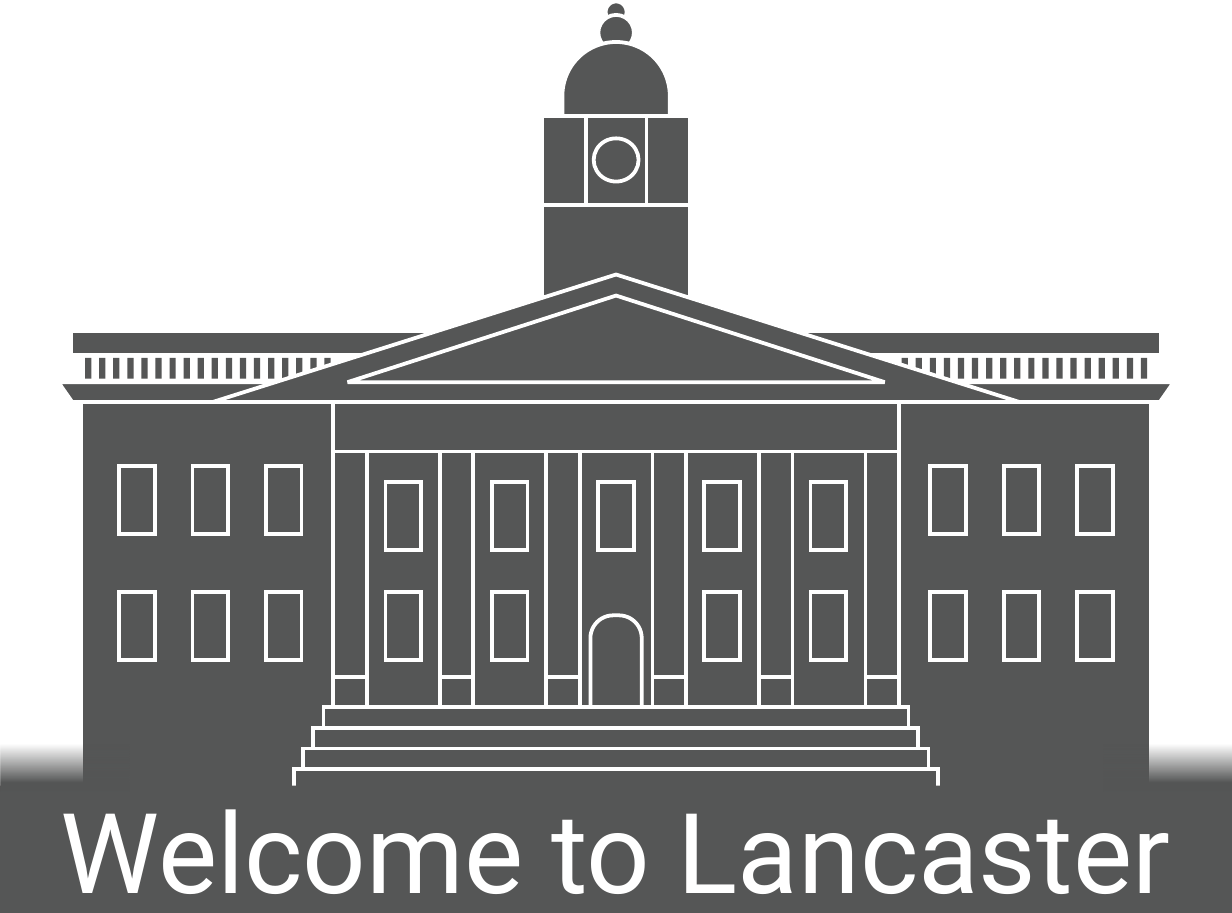
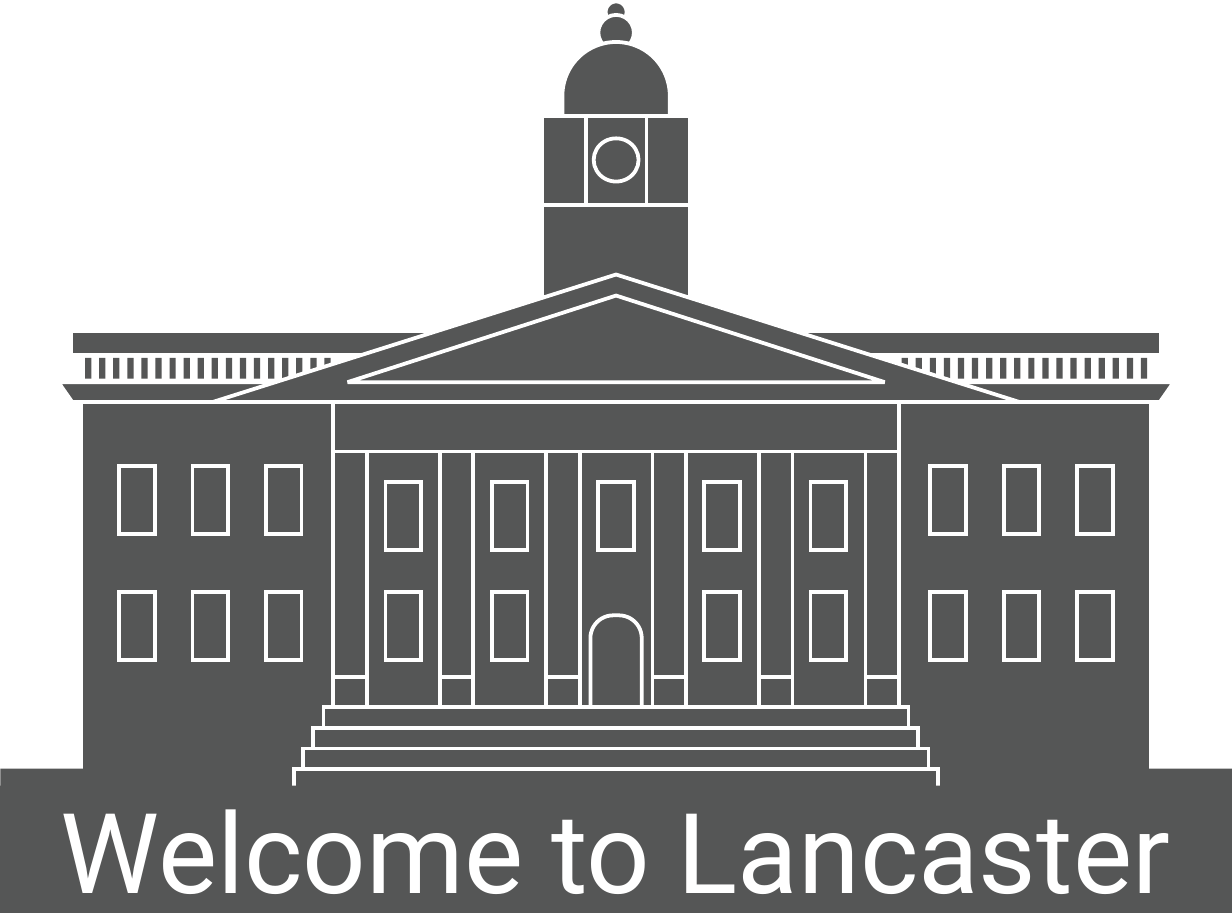
Before and after one commit to bmvc2026/BMVC2026, a slide deck: slide 1 of imgs_2026/Lancaster/LancasterTownHallGraphic-Welcome.pptx. Drawn at 1232x913 pixels with LibreOffice and Linux fonts; fonts in the diff are those of the drawing; background and template pictures are left out. Boxes give left, top, right and bottom in pixels: in the first picture for what was removed or moved away, otherwise in the second. Text is boxed around its words. In the diff, an @@ line names an element or a change of style, - is before the commit and + after.

```diff
--- a/imgs_2026/Lancaster/LancasterTownHallGraphic-Welcome.pptx
+++ b/imgs_2026/Lancaster/LancasterTownHallGraphic-Welcome.pptx
@@ rectangle at (0, 768, 129, 791): fill gradient #555656 to #555656 @@
@@ rectangle: place and size @@
-rectangle at (0, 744, 129, 791)
+rectangle at (0, 768, 129, 791)
@@ rectangle: place and size @@
-rectangle at (1103, 744, 1232, 791)
+rectangle at (1103, 768, 1232, 801)
@@ rectangle at (1103, 768, 1232, 801): fill gradient #555656 to #555656 @@
```
Also in this commit, not shown: 1 other file.
